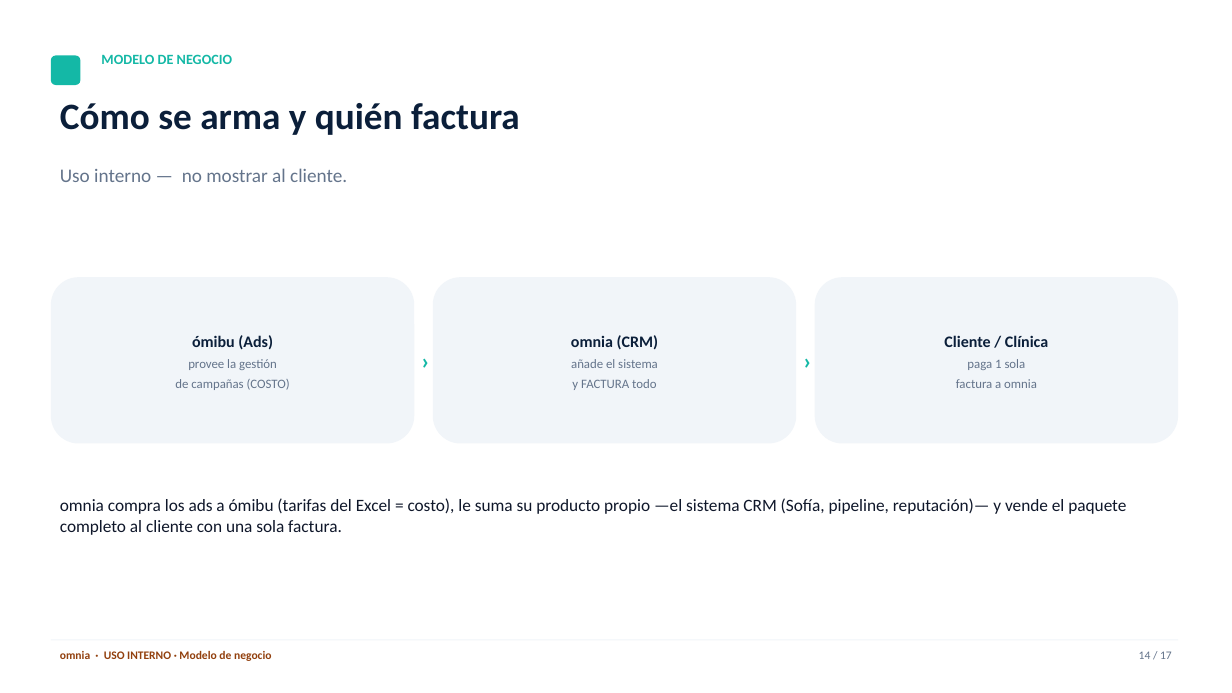
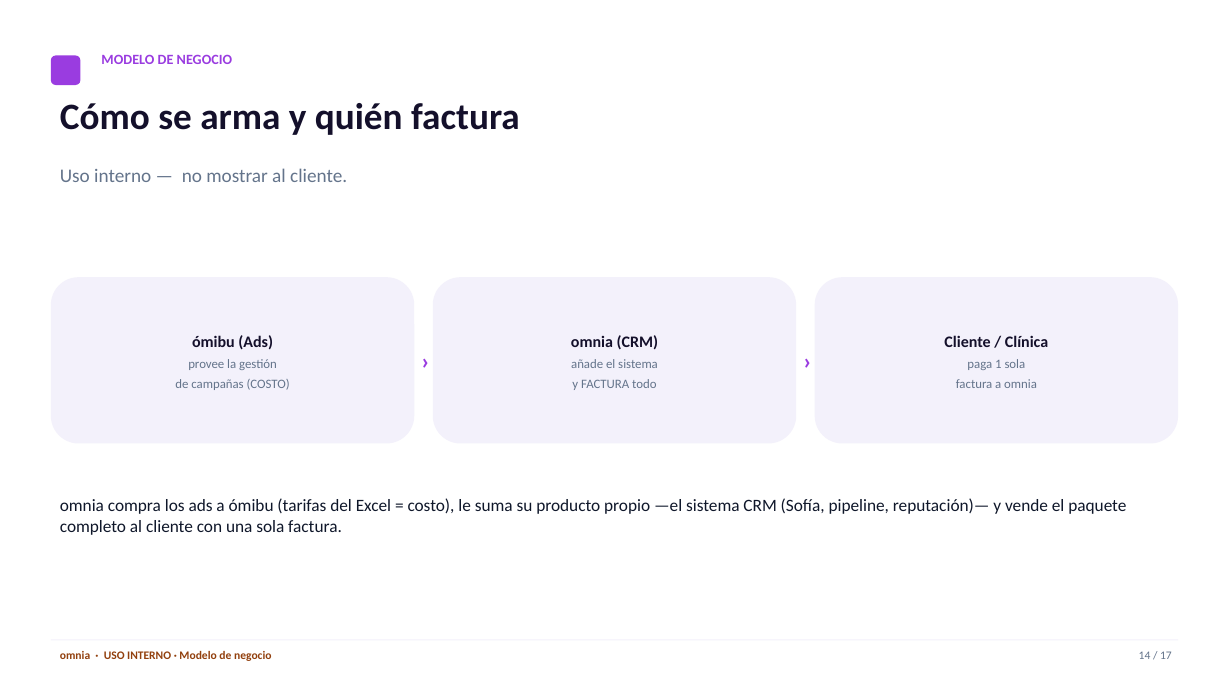
Before and after one commit to henrybuenano-ux/snapshot-generico, a slide deck: slide 14 of presentacion/omnia-sistema-clinicas.pptx. Drawn at 1232x693 pixels with LibreOffice and Linux fonts; fonts in the diff are those of the drawing. Boxes give left, top, right and bottom in pixels: in the first picture for what was removed or moved away, otherwise in the second. Text is boxed around its words. In the diff, an @@ line names an element or a change of style, - is before the commit and + after.

```diff
--- a/presentacion/omnia-sistema-clinicas.pptx
+++ b/presentacion/omnia-sistema-clinicas.pptx
@@ rounded rectangle at (x1=51, y1=55, x2=80, y2=85): fill #14B8A6 to #9A3CE0 @@
@@ text "Cómo se arma y quién ..." at (x1=60, y1=103, x2=520, y2=135): text colour #0B1F3A to #14102B @@
@@ text colour #14B8A6 to #9A3CE0 in 3 elements at (x1=101, y1=54, x2=232, y2=64), (x1=412, y1=277, x2=434, y2=444), (x1=795, y1=277, x2=817, y2=444) @@
@@ fill #F1F5F9 to #F3F1FB in 3 elements at (x1=51, y1=277, x2=414, y2=444), (x1=433, y1=277, x2=796, y2=444), (x1=815, y1=277, x2=1178, y2=444) @@
@@ text at (x1=192, y1=335, x2=273, y2=350): text colour #0B1F3A to #14102B in "ómibu (Ads)" @@
@@ text at (x1=571, y1=335, x2=658, y2=349): text colour #0B1F3A to #14102B in "omnia (CRM)" @@
@@ text at (x1=944, y1=335, x2=1048, y2=347): text colour #0B1F3A to #14102B in "Cliente / Clínica" @@
```
Also in this commit, not shown: 15 other slides changed, 1 slide added, 1 slide removed, 1 other file.
